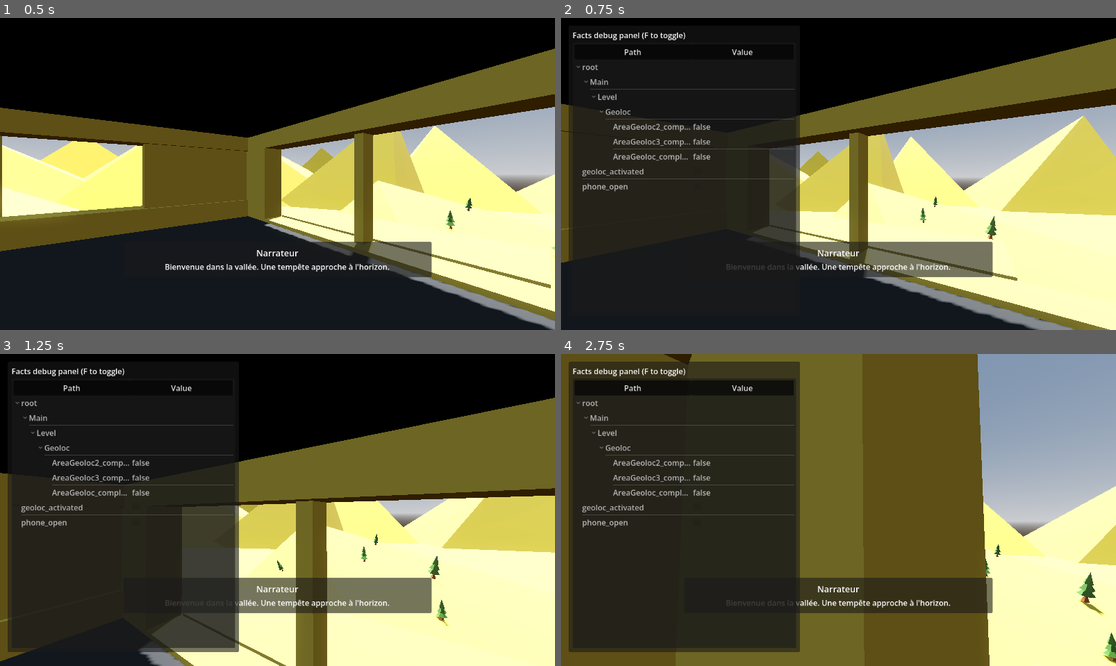
Above: before the commit, frames 1-4 (two rows, left to right).
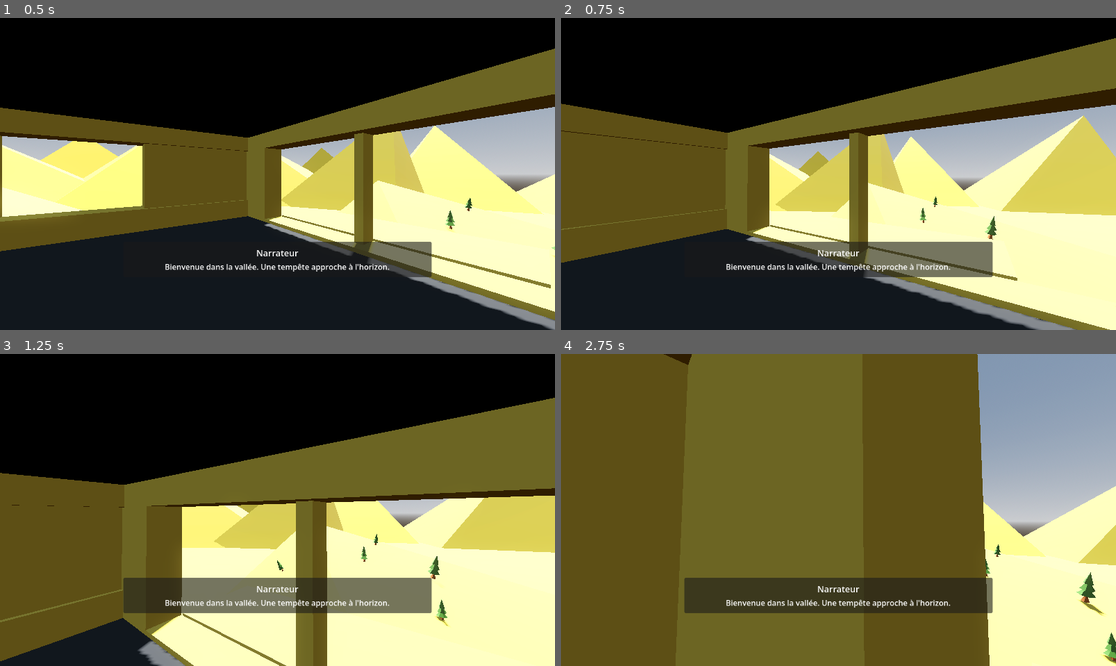
Above: after the commit, the same moments.

Repository: thewasmans/IGU-Summer-Jam-2026
Game: Godot game, scene res://scenes/main.tscn
The game is run twice, just before and just after one commit, with the same random seed, the same clock (stepped at 60 frames per second) and the same inputs.
Inputs (mouse positions are in pixels of both pictures, inside the frame that each line leads up to):
- Up to frame 1 (0.5 s): no input
- Up to frame 2 (0.75 s): tap Enter at 0.5 s; move the mouse to (866, 174) at 0.52 s; hold W (action_forward) from 0.53 s (still down); tap F at 0.6 s; click (866, 174) at 0.67 s
- Up to frame 3 (1.25 s): keep holding W (action_forward); tap Space (jump) at 0.77 s
- Up to frame 4 (2.75 s): keep holding W (action_forward); move the mouse to (810, 510) at 1.27 s; tap E (action_interract) at 1.35 s; tap Space (jump) at 1.52 s; tap F at 1.55, 2.3 s; move the mouse to (849, 503) at 2.02 s; hold V (camera_mode_switch) from 2.03 s (still down)

Frame 1 is identical in both runs. In frame 2, 17% of the frame differs, in the area x 1-44%, y 4-81%; in frame 3, 23%; in frame 4, 39%, in the area x 1-44%, y 2-96%.

Commit message:
feat: update key debug facts panel

Diff:
--- a/scripts/autoload/debug_facts_panel.gd
+++ b/scripts/autoload/debug_facts_panel.gd
@@ -1,6 +1,6 @@
 extends CanvasLayer
 
-const TOGGLE_KEY := KEY_F
+const TOGGLE_KEY := KEY_F1
 
 var _panel: PanelContainer
 var _tree: Tree
@@ -76,7 +76,7 @@
 	margin.add_child(vbox)
 
 	var title: Label = Label.new()
-	title.text = "Facts debug panel (F to toggle)"
+	title.text = "Facts debug panel (F1 to toggle)"
 	vbox.add_child(title)
 
 	_tree = Tree.new()
